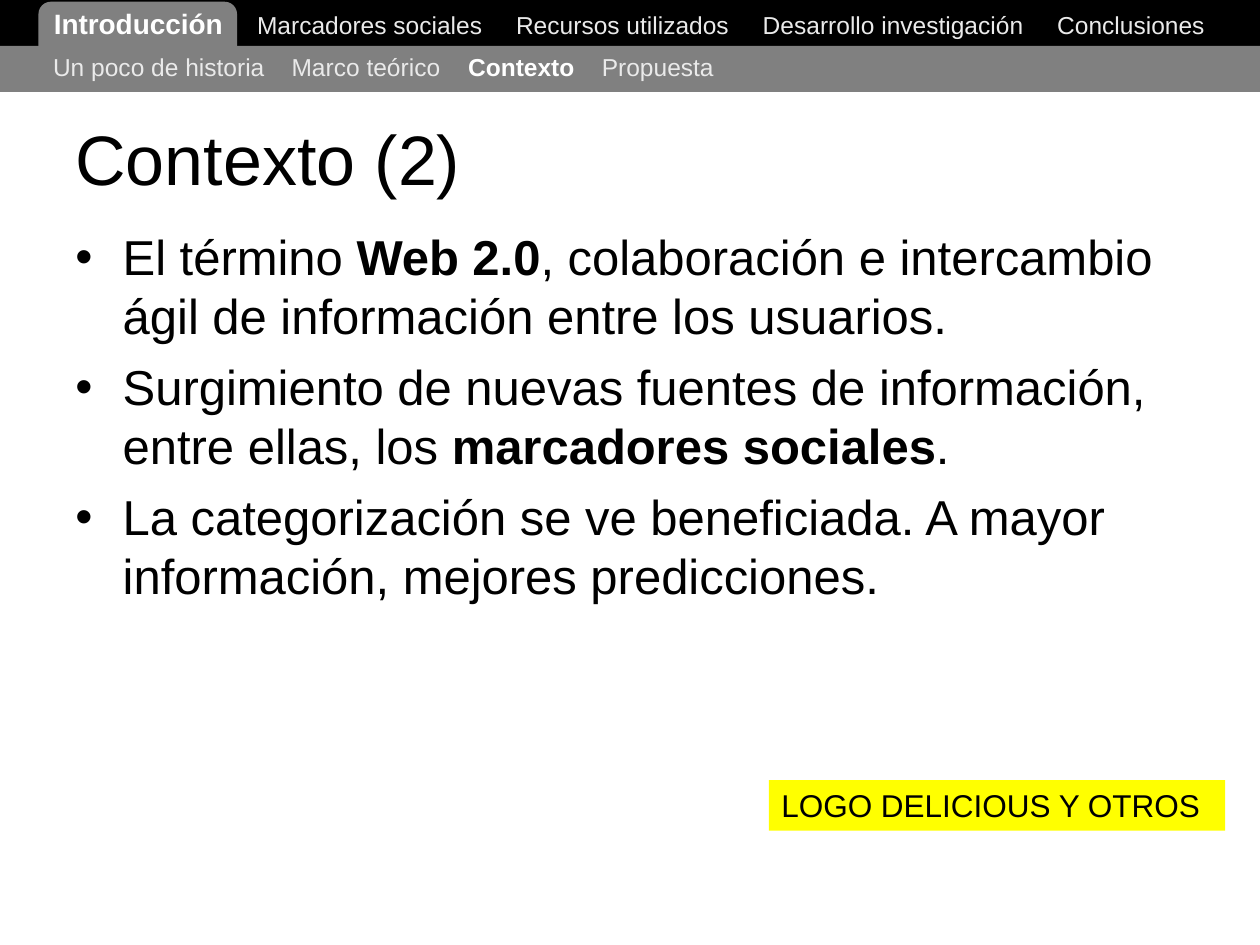
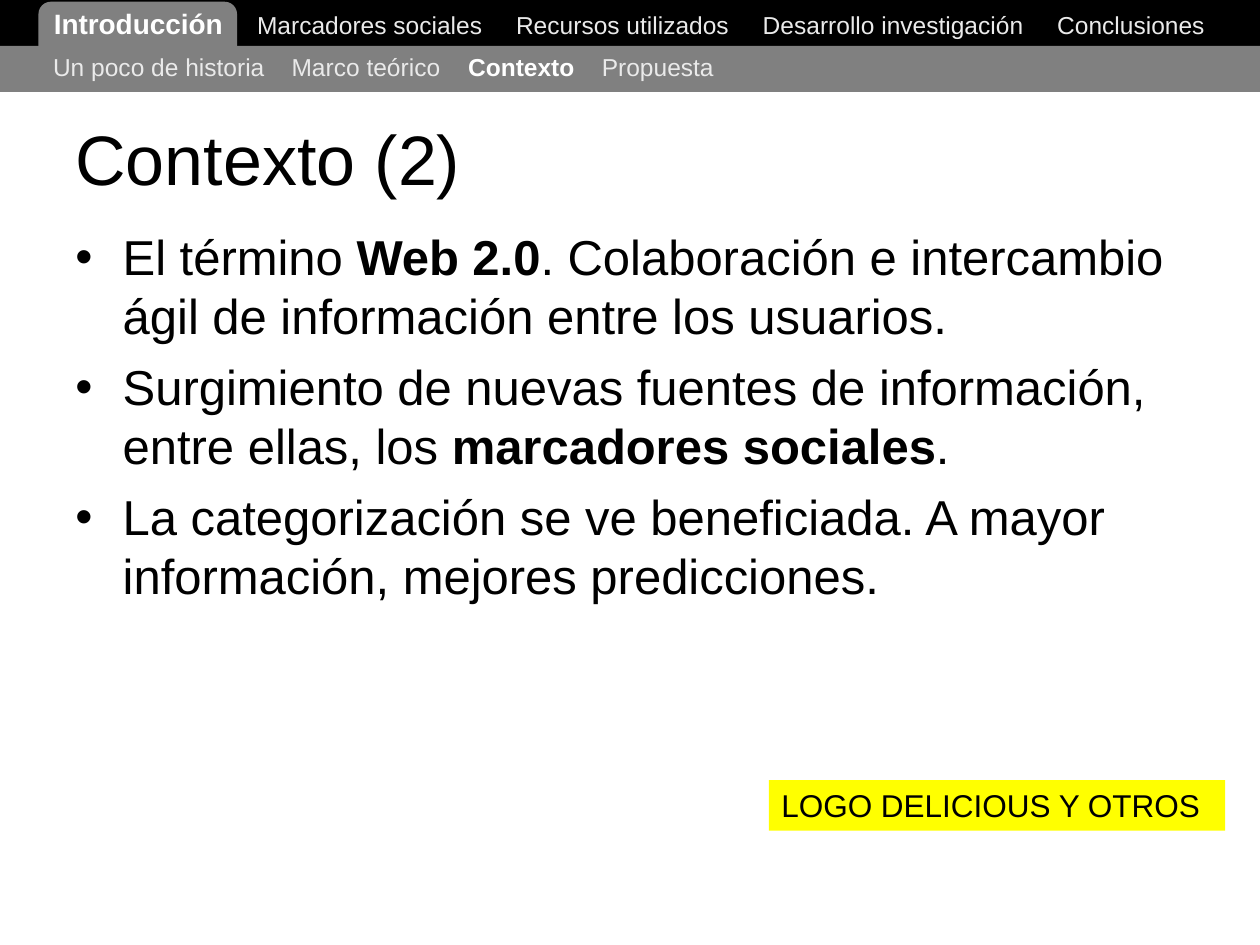
Before and after one commit to ak907kenai/nicotournetesis, a slide deck: slide 9 of docs_trunk/Nicolás Tourné - Presentación Tesis (v1).ppt. Drawn at 1260x945 pixels with LibreOffice and Linux fonts; fonts in the diff are those of the drawing. Boxes give left, top, right and bottom in pixels: in the first picture for what was removed or moved away, otherwise in the second. Text is boxed around its words. In the diff, an @@ line names an element or a change of style, - is before the commit and + after.

```diff
--- a/docs_trunk/Nicolás Tourné - Presentación Tesis (v1).ppt
+++ b/docs_trunk/Nicolás Tourné - Presentación Tesis (v1).ppt
@@ text at bbox=[123, 239, 1163, 344]: text changed @@
-• El término Web 2.0, colaboración e intercambio ágil de información entre los usuarios.
+• El término Web 2.0. Colaboración e intercambio ágil de información entre los usuarios.
```
Also in this commit, not shown: 5 other slides changed, 1 slide removed, 1 other file.
